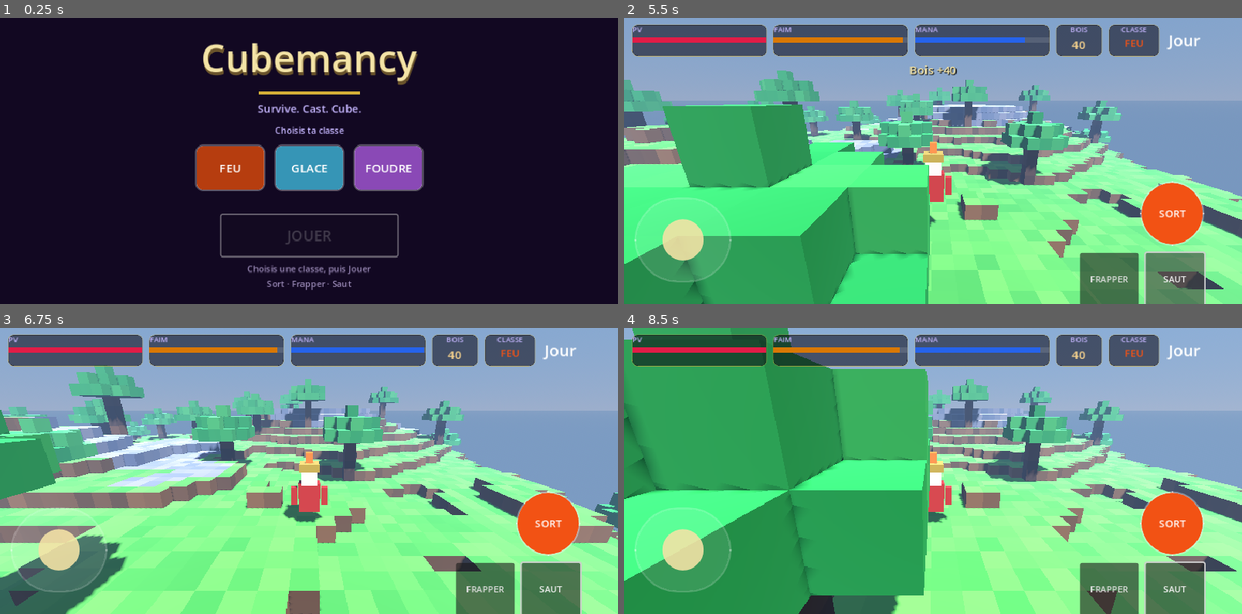
Above: before the commit, frames 1-4 (two rows, left to right).
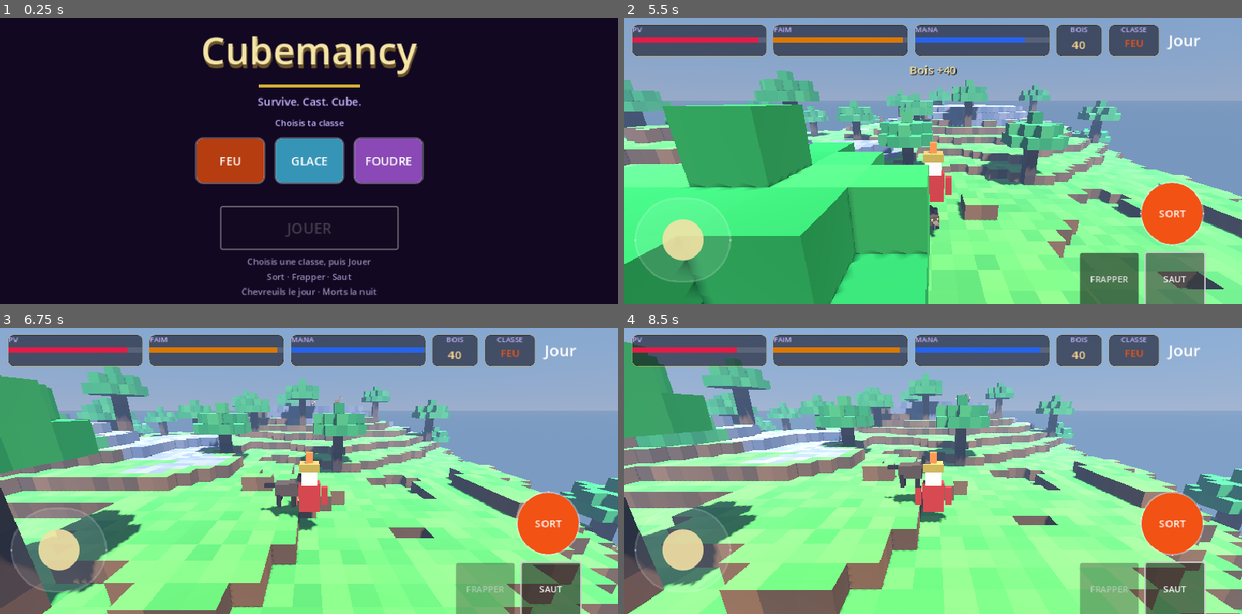
Above: after the commit, the same moments.

Repository: jprivard-baam/mage-duel
Game: Godot game, scene res://scenes/home.tscn
The game is run twice, just before and just after one commit, with the same random seed, the same clock (stepped at 60 frames per second) and the same inputs.
Inputs (mouse positions are in pixels of both pictures, inside the frame that each line leads up to):
- Up to frame 1 (0.25 s): no input
- Up to frame 2 (5.5 s): click "FEU" at 0.5 s; click "JOUER" at 1.25 s; click "SORT" at 2 s; tap Enter (ui_accept) at 2.75, 3.02 s; move the mouse to (1068, 146) at 2.77 s; hold D 2.78-3.5 s; tap 1 at 2.85 s; click (1068, 146) at 2.92 s; drag from (809, 175) to (902, 218) at 3.52 s; click "FRAPPER" at 4.25 s; click "SAUT" at 5 s
- Up to frame 3 (6.75 s): move the mouse to (370, 408) at 5.77 s; hold D 5.78-6.5 s; tap 3 at 5.85 s; drag from (278, 528) to (123, 428) at 6.52 s
- Up to frame 4 (8.5 s): move the mouse to (1118, 513) at 7.27 s; hold A 7.28-8 s; tap E at 7.35 s; tap Enter (ui_accept) at 7.52 s; drag from (747, 428) to (840, 399) at 8.02 s

The runs differ from the first frame. In frame 1, 8.3% of the frame differs, in the area x 31-69%, y 6-98%; in frame 2, 0.2%; in frame 3, 39%; in frame 4, 60%, in the area x 0-100%, y 0-100%.

Commit message:
Créatures cubes : loup, chevreuil, zombie, squelette à l’épée.
Combat verrouillé (joueur 1000, loup 220/55, slime 150/35, frappe 25,
Feu 40, Glace 28, Foudre 35). Chevreuil passif de jour ; morts la nuit.

Co-authored-by: jprivard <jprivard-baam@users.noreply.github.com>

Diff:
--- a/autoload/game.gd
+++ b/autoload/game.gd
@@ -7,13 +7,15 @@
 signal night_changed(is_night: bool)
 signal toasted(message: String)
 
-const MAX_HP := 100.0
+const MAX_HP := 1000.0
 const MAX_HUNGER := 100.0
 const MAX_MANA := 100.0
 const HUNGER_DRAIN := 0.85
 const MANA_REGEN := 14.0
 const STARVE_DPS := 7.0
 const DAY_LENGTH := 150.0
+const STRIKE_DAMAGE := 25.0
+const SUN_DPS := 22.0
 
 const CLASSES := {
 	"feu": {"nom": "Feu", "couleur": Color(0.95, 0.32, 0.08), "robe": Color(0.72, 0.16, 0.08)},
@@ -22,9 +24,38 @@
 }
 
 const SPELLS := {
-	"feu": {"cout": 22.0, "degats": 34.0, "vitesse": 14.0, "couleur": Color(1.0, 0.38, 0.12), "rayon": 0.22},
-	"glace": {"cout": 18.0, "degats": 24.0, "vitesse": 11.0, "couleur": Color(0.42, 0.85, 1.0), "rayon": 0.24},
-	"foudre": {"cout": 20.0, "degats": 40.0, "vitesse": 22.0, "couleur": Color(0.78, 0.52, 1.0), "rayon": 0.18},
+	"feu": {"cout": 22.0, "degats": 40.0, "vitesse": 14.0, "couleur": Color(1.0, 0.38, 0.12), "rayon": 0.22},
+	"glace": {"cout": 18.0, "degats": 28.0, "vitesse": 11.0, "couleur": Color(0.42, 0.85, 1.0), "rayon": 0.24},
+	"foudre": {"cout": 20.0, "degats": 35.0, "vitesse": 22.0, "couleur": Color(0.78, 0.52, 1.0), "rayon": 0.18},
+}
+
+## Stats verrouillées : joueur 1000, loup 220/55, slime 150/35, frappe 25.
+const CREATURES := {
+	"slime": {
+		"nom": "Gelée", "hp": 150.0, "degats": 35.0, "vitesse": 2.45,
+		"portee": 1.5, "cooldown": 1.0, "hostile": true, "burns_sun": true,
+		"faim": 8.0, "aggro": 14.0, "hitbox": Vector3(0.7, 0.72, 0.7),
+	},
+	"loup": {
+		"nom": "Loup", "hp": 220.0, "degats": 55.0, "vitesse": 3.55,
+		"portee": 1.7, "cooldown": 0.85, "hostile": true, "burns_sun": false,
+		"faim": 12.0, "aggro": 15.0, "hitbox": Vector3(0.46, 0.62, 0.82),
+	},
+	"chevreuil": {
+		"nom": "Chevreuil", "hp": 95.0, "degats": 0.0, "vitesse": 4.35,
+		"portee": 0.0, "cooldown": 1.0, "hostile": false, "burns_sun": false,
+		"faim": 45.0, "aggro": 8.5, "hitbox": Vector3(0.42, 0.92, 0.7),
+	},
+	"zombie": {
+		"nom": "Zombie", "hp": 190.0, "degats": 40.0, "vitesse": 1.28,
+		"portee": 1.6, "cooldown": 1.45, "hostile": true, "burns_sun": true,
+		"faim": 6.0, "aggro": 12.0, "hitbox": Vector3(0.5, 1.22, 0.42),
+	},
+	"squelette": {
+		"nom": "Squelette", "hp": 125.0, "degats": 48.0, "vitesse": 2.75,
+		"portee": 1.9, "cooldown": 0.92, "hostile": true, "burns_sun": true,
+		"faim": 4.0, "aggro": 14.0, "hitbox": Vector3(0.4, 1.28, 0.36),
+	},
 }
 
 var player_class: String = ""
@@ -37,6 +68,7 @@
 var world_time: float = 4.0
 var can_chop: bool = false
 var can_strike: bool = false
+var dawn_burn_announced: bool = false
 
 var move_stick: Vector2 = Vector2.ZERO
 var jump_queued: bool = false
@@ -83,6 +115,7 @@
 	world_time = 4.0
 	can_chop = false
 	can_strike = false
+	dawn_burn_announced = false
 	move_stick = Vector2.ZERO
 	jump_queued = false
 	cast_queued = false
@@ -103,6 +136,7 @@
 		is_night = night
 		night_changed.emit(is_night)
 		if is_night:
+			dawn_burn_announced = false
 			toasted.emit("La nuit tombe")
 		else:
 			toasted.emit("Le jour se lève")
--- a/scenes/enemy.tscn
+++ b/scenes/enemy.tscn
@@ -1,29 +1,9 @@
-[gd_scene load_steps=7 format=3]
+[gd_scene load_steps=3 format=3]
 
 [ext_resource type="Script" path="res://scripts/enemy.gd" id="1_enemy"]
 
 [sub_resource type="BoxShape3D" id="BoxShape3D_1"]
-size = Vector3(0.72, 0.78, 0.72)
-
-[sub_resource type="BoxMesh" id="BoxMesh_body"]
-size = Vector3(0.72, 0.78, 0.72)
-
-[sub_resource type="StandardMaterial3D" id="Mat_body"]
-albedo_color = Color(0.22, 0.05, 0.28, 1)
-roughness = 0.55
-emission_enabled = true
-emission = Color(0.45, 0.04, 0.18, 1)
-emission_energy_multiplier = 0.35
-
-[sub_resource type="BoxMesh" id="BoxMesh_eye"]
-size = Vector3(0.16, 0.16, 0.12)
-
-[sub_resource type="StandardMaterial3D" id="Mat_eye"]
-albedo_color = Color(1, 0.32, 0.22, 1)
-emission_enabled = true
-emission = Color(1, 0.2, 0.12, 1)
-emission_energy_multiplier = 2.8
-shading_mode = 0
+size = Vector3(0.5, 0.7, 0.5)
 
 [node name="Enemy" type="CharacterBody3D"]
 collision_layer = 4
@@ -31,20 +11,7 @@
 script = ExtResource("1_enemy")
 
 [node name="CollisionShape3D" type="CollisionShape3D" parent="."]
-transform = Transform3D(1, 0, 0, 0, 1, 0, 0, 0, 1, 0, 0.39, 0)
+transform = Transform3D(1, 0, 0, 0, 1, 0, 0, 0, 1, 0, 0.35, 0)
 shape = SubResource("BoxShape3D_1")
 
-[node name="Model" type="MeshInstance3D" parent="."]
-transform = Transform3D(1, 0, 0, 0, 1, 0, 0, 0, 1, 0, 0.39, 0)
-mesh = SubResource("BoxMesh_body")
-surface_material_override/0 = SubResource("Mat_body")
-
-[node name="Eyes" type="MeshInstance3D" parent="."]
-transform = Transform3D(1, 0, 0, 0, 1, 0, 0, 0, 1, 0.16, 0.52, 0.34)
-mesh = SubResource("BoxMesh_eye")
-surface_material_override/0 = SubResource("Mat_eye")
-
-[node name="EyeR" type="MeshInstance3D" parent="Eyes"]
-transform = Transform3D(1, 0, 0, 0, 1, 0, 0, 0, 1, -0.32, 0, 0)
-mesh = SubResource("BoxMesh_eye")
-surface_material_override/0 = SubResource("Mat_eye")
+[node name="Model" type="Node3D" parent="."]
--- a/scenes/home.tscn
+++ b/scenes/home.tscn
@@ -157,5 +157,6 @@
 theme_override_colors/font_color = Color(0.607843, 0.545098, 0.721569, 1)
 theme_override_font_sizes/font_size = 12
 text = "Choisis une classe, puis Jouer
-Sort · Frapper · Saut"
+Sort · Frapper · Saut
+Chevreuils le jour · Morts la nuit"
 horizontal_alignment = 1
--- /dev/null
+++ b/scripts/critter_voxels.gd
@@ -0,0 +1,135 @@
+class_name CritterVoxels
+extends RefCounted
+
+## Silhouettes en cubes (même langage visuel que le terrain voxel).
+
+
+static func build(kind: String, parent: Node3D) -> void:
+	for child in parent.get_children():
+		child.queue_free()
+	match kind:
+		"loup":
+			_wolf(parent)
+		"chevreuil":
+			_deer(parent)
+		"zombie":
+			_zombie(parent)
+		"squelette":
+			_skeleton(parent)
+		_:
+			_slime(parent)
+
+
+static func cube(parent: Node3D, nom: String, pos: Vector3, size: Vector3, color: Color, emission := 0.0) -> MeshInstance3D:
+	var mi := MeshInstance3D.new()
+	mi.name = nom
+	var mesh := BoxMesh.new()
+	mesh.size = size
+	mi.mesh = mesh
+	mi.position = pos
+	var mat := StandardMaterial3D.new()
+	mat.albedo_color = color
+	mat.roughness = 0.72
+	mat.metallic = 0.0
+	if emission > 0.0:
+		mat.emission_enabled = true
+		mat.emission = color
+		mat.emission_energy_multiplier = emission
+	mi.material_override = mat
+	parent.add_child(mi)
+	return mi
+
+
+static func _wolf(p: Node3D) -> void:
+	var fur := Color(0.34, 0.26, 0.18)
+	var dark := Color(0.16, 0.11, 0.08)
+	var light := Color(0.52, 0.42, 0.32)
+	var black := Color(0.07, 0.05, 0.04)
+	cube(p, "Body", Vector3(0, 0.40, 0.02), Vector3(0.36, 0.30, 0.56), fur)
+	cube(p, "Chest", Vector3(0, 0.42, 0.18), Vector3(0.40, 0.32, 0.22), fur)
+	cube(p, "Head", Vector3(0, 0.50, 0.38), Vector3(0.26, 0.24, 0.26), fur)
+	cube(p, "Snout", Vector3(0, 0.42, 0.56), Vector3(0.15, 0.13, 0.22), light)
+	cube(p, "Nose", Vector3(0, 0.42, 0.68), Vector3(0.08, 0.07, 0.07), black)
+	cube(p, "EarL", Vector3(-0.09, 0.68, 0.34), Vector3(0.08, 0.16, 0.08), dark)
+	cube(p, "EarR", Vector3(0.09, 0.68, 0.34), Vector3(0.08, 0.16, 0.08), dark)
+	cube(p, "EyeL", Vector3(-0.08, 0.54, 0.50), Vector3(0.05, 0.05, 0.04), Color(0.88, 0.58, 0.12), 1.4)
+	cube(p, "EyeR", Vector3(0.08, 0.54, 0.50), Vector3(0.05, 0.05, 0.04), Color(0.88, 0.58, 0.12), 1.4)
+	cube(p, "LegFL", Vector3(-0.13, 0.16, 0.18), Vector3(0.10, 0.32, 0.10), dark)
+	cube(p, "LegFR", Vector3(0.13, 0.16, 0.18), Vector3(0.10, 0.32, 0.10), dark)
+	cube(p, "LegBL", Vector3(-0.13, 0.16, -0.18), Vector3(0.10, 0.32, 0.10), dark)
+	cube(p, "LegBR", Vector3(0.13, 0.16, -0.18), Vector3(0.10, 0.32, 0.10), dark)
+	cube(p, "Tail", Vector3(0, 0.48, -0.38), Vector3(0.09, 0.09, 0.32), dark)
+
+
+static func _deer(p: Node3D) -> void:
+	var coat := Color(0.56, 0.36, 0.16)
+	var belly := Color(0.82, 0.72, 0.52)
+	var dark := Color(0.28, 0.16, 0.08)
+	var bone := Color(0.55, 0.42, 0.28)
+	var white := Color(0.93, 0.90, 0.84)
+	cube(p, "Body", Vector3(0, 0.58, 0.0), Vector3(0.30, 0.26, 0.52), coat)
+	cube(p, "Belly", Vector3(0, 0.48, 0.0), Vector3(0.24, 0.12, 0.40), belly)
+	cube(p, "Neck", Vector3(0, 0.78, 0.22), Vector3(0.14, 0.28, 0.14), coat)
+	cube(p, "Head", Vector3(0, 0.92, 0.32), Vector3(0.18, 0.16, 0.20), coat)
+	cube(p, "Snout", Vector3(0, 0.88, 0.46), Vector3(0.10, 0.10, 0.16), belly)
+	cube(p, "EarL", Vector3(-0.10, 1.04, 0.28), Vector3(0.07, 0.12, 0.06), dark)
+	cube(p, "EarR", Vector3(0.10, 1.04, 0.28), Vector3(0.07, 0.12, 0.06), dark)
+	cube(p, "AntlerL", Vector3(-0.08, 1.14, 0.28), Vector3(0.06, 0.22, 0.06), bone)
+	cube(p, "AntlerL2", Vector3(-0.16, 1.20, 0.28), Vector3(0.14, 0.05, 0.05), bone)
+	cube(p, "AntlerR", Vector3(0.08, 1.14, 0.28), Vector3(0.06, 0.22, 0.06), bone)
+	cube(p, "AntlerR2", Vector3(0.16, 1.20, 0.28), Vector3(0.14, 0.05, 0.05), bone)
+	cube(p, "LegFL", Vector3(-0.10, 0.24, 0.16), Vector3(0.08, 0.48, 0.08), dark)
+	cube(p, "LegFR", Vector3(0.10, 0.24, 0.16), Vector3(0.08, 0.48, 0.08), dark)
+	cube(p, "LegBL", Vector3(-0.10, 0.24, -0.16), Vector3(0.08, 0.48, 0.08), dark)
+	cube(p, "LegBR", Vector3(0.10, 0.24, -0.16), Vector3(0.08, 0.48, 0.08), dark)
+	cube(p, "Tail", Vector3(0, 0.62, -0.30), Vector3(0.08, 0.10, 0.10), white)
+
+
+static func _zombie(p: Node3D) -> void:
+	var flesh := Color(0.38, 0.46, 0.22)
+	var rot := Color(0.22, 0.14, 0.08)
+	var cloth := Color(0.28, 0.24, 0.18)
+	var bone := Color(0.62, 0.58, 0.42)
+	cube(p, "Torso", Vector3(0.02, 0.78, 0.0), Vector3(0.42, 0.48, 0.26), flesh)
+	cube(p, "RotPatch", Vector3(-0.08, 0.70, 0.12), Vector3(0.16, 0.18, 0.10), rot)
+	cube(p, "Hips", Vector3(0, 0.48, 0.0), Vector3(0.36, 0.18, 0.24), cloth)
+	cube(p, "Head", Vector3(0.04, 1.14, 0.02), Vector3(0.26, 0.26, 0.26), flesh)
+	cube(p, "Jaw", Vector3(0.04, 1.02, 0.10), Vector3(0.16, 0.08, 0.12), bone)
+	cube(p, "EyeL", Vector3(-0.05, 1.18, 0.14), Vector3(0.06, 0.05, 0.04), Color(0.72, 0.85, 0.18), 0.7)
+	cube(p, "EyeR", Vector3(0.12, 1.16, 0.14), Vector3(0.05, 0.04, 0.04), Color(0.45, 0.12, 0.08), 0.2)
+	cube(p, "ArmL", Vector3(-0.32, 0.62, 0.04), Vector3(0.12, 0.52, 0.12), flesh)
+	cube(p, "ArmR", Vector3(0.34, 0.78, 0.02), Vector3(0.12, 0.22, 0.12), flesh)
+	cube(p, "Stump", Vector3(0.34, 0.62, 0.02), Vector3(0.10, 0.10, 0.10), bone)
+	cube(p, "LegFL", Vector3(-0.12, 0.22, 0.02), Vector3(0.14, 0.44, 0.14), cloth)
+	cube(p, "LegFR", Vector3(0.12, 0.18, -0.02), Vector3(0.14, 0.36, 0.14), rot)
+
+
+static func _skeleton(p: Node3D) -> void:
+	var bone := Color(0.86, 0.82, 0.66)
+	var dark := Color(0.08, 0.07, 0.06)
+	var iron := Color(0.52, 0.55, 0.60)
+	var leather := Color(0.28, 0.16, 0.08)
+	cube(p, "Pelvis", Vector3(0, 0.58, 0.0), Vector3(0.28, 0.12, 0.16), bone)
+	cube(p, "Spine", Vector3(0, 0.82, 0.0), Vector3(0.10, 0.38, 0.10), bone)
+	cube(p, "Ribs", Vector3(0, 0.88, 0.0), Vector3(0.34, 0.22, 0.16), bone)
+	cube(p, "Skull", Vector3(0, 1.18, 0.02), Vector3(0.24, 0.24, 0.24), bone)
+	cube(p, "SocketL", Vector3(-0.06, 1.20, 0.13), Vector3(0.07, 0.07, 0.04), dark)
+	cube(p, "SocketR", Vector3(0.06, 1.20, 0.13), Vector3(0.07, 0.07, 0.04), dark)
+	cube(p, "ArmL", Vector3(-0.24, 0.78, 0.0), Vector3(0.08, 0.46, 0.08), bone)
+	cube(p, "ArmR", Vector3(0.24, 0.78, 0.10), Vector3(0.08, 0.42, 0.08), bone)
+	cube(p, "LegFL", Vector3(-0.10, 0.26, 0.0), Vector3(0.09, 0.50, 0.09), bone)
+	cube(p, "LegFR", Vector3(0.10, 0.26, 0.0), Vector3(0.09, 0.50, 0.09), bone)
+	cube(p, "Handle", Vector3(0.28, 0.52, 0.18), Vector3(0.07, 0.07, 0.16), leather)
+	cube(p, "Guard", Vector3(0.28, 0.52, 0.28), Vector3(0.18, 0.06, 0.06), iron)
+	cube(p, "Sword", Vector3(0.28, 0.52, 0.56), Vector3(0.07, 0.07, 0.52), iron)
+
+
+static func _slime(p: Node3D) -> void:
+	var goo := Color(0.18, 0.58, 0.26)
+	var dark := Color(0.08, 0.28, 0.12)
+	cube(p, "Body", Vector3(0, 0.32, 0.0), Vector3(0.64, 0.52, 0.64), goo, 0.25)
+	cube(p, "Blob", Vector3(0.08, 0.58, 0.04), Vector3(0.36, 0.22, 0.36), goo, 0.35)
+	cube(p, "EyeL", Vector3(-0.14, 0.42, 0.30), Vector3(0.12, 0.12, 0.08), Color(0.95, 0.95, 0.7), 1.6)
+	cube(p, "EyeR", Vector3(0.14, 0.42, 0.30), Vector3(0.12, 0.12, 0.08), Color(0.95, 0.95, 0.7), 1.6)
+	cube(p, "PupilL", Vector3(-0.14, 0.42, 0.35), Vector3(0.05, 0.05, 0.03), dark)
+	cube(p, "PupilR", Vector3(0.14, 0.42, 0.35), Vector3(0.05, 0.05, 0.03), dark)
--- a/scripts/enemy.gd
+++ b/scripts/enemy.gd
@@ -1,20 +1,25 @@
 extends CharacterBody3D
 class_name Enemy
 
-const SPEED := 3.35
-const ATTACK_RANGE := 1.55
-const ATTACK_DAMAGE := 11.0
-const ATTACK_COOLDOWN := 0.95
-const SUN_DPS := 18.0
-
-var hp: float = 52.0
+const CritterVoxelsScript := preload("res://scripts/critter_voxels.gd")
+
+var kind: String = ""
+var hp: float = 1.0
 var player: Player
+var _spec: Dictionary = {}
 var _attack_cd: float = 0.0
 var _slow: float = 0.0
 var _burn: float = 0.0
-
-@onready var model: MeshInstance3D = $Model
-@onready var eyes: MeshInstance3D = $Eyes
+var _alert: float = 0.0
+var _wander_t: float = 0.0
+var _wander_dir: Vector3 = Vector3.ZERO
+var _anim: float = 0.0
+var _leg_nodes: Array[Node3D] = []
+var _leg_base: Array[Vector3] = []
+var _dead: bool = false
+
+@onready var model: Node3D = $Model
+@onready var col: CollisionShape3D = $CollisionShape3D
 
 
 func _ready() -> void:
@@ -25,10 +30,37 @@
 	motion_mode = CharacterBody3D.MOTION_MODE_GROUNDED
 
 
+func setup(p_kind: String) -> void:
+	kind = p_kind
+	if not Game.CREATURES.has(kind):
+		kind = "slime"
+	_spec = Game.CREATURES[kind]
+	hp = float(_spec["hp"])
+	if model == null:
+		model = get_node("Model")
+	if col == null:
+		col = get_node("CollisionShape3D")
+	CritterVoxelsScript.build(kind, model)
+	_cache_legs()
+	var box := BoxShape3D.new()
+	box.size = _spec["hitbox"]
+	col.shape = box
+	col.position = Vector3(0.0, box.size.y * 0.5, 0.0)
+
+
+func is_hostile() -> bool:
+	return bool(_spec.get("hostile", true))
+
+
+func burns_in_sun() -> bool:
+	return bool(_spec.get("burns_sun", true))
+
+
 func take_damage(amount: float) -> void:
-	if hp <= 0.0:
+	if hp <= 0.0 or amount <= 0.0:
 		return
 	hp -= amount
+	_alert = 6.0
 	if hp <= 0.0:
 		_die()
 
@@ -37,6 +69,7 @@
 	if hp <= 0.0:
 		return
 	hp -= bolt.damage * mul
+	_alert = 6.0
 	if bolt.kind == "glace":
 		_slow = 2.6
 	elif bolt.kind == "foudre":
@@ -48,15 +81,27 @@
 
 
 func _die() -> void:
-	Game.heal_hunger(16.0)
-	Game.toasted.emit("Essence cubique")
+	if _dead:
+		return
+	_dead = true
+	hp = 0.0
+	var food := float(_spec.get("faim", 0.0))
+	var nom := str(_spec.get("nom", "Créature"))
+	if food > 0.0:
+		Game.heal_hunger(food)
+	if kind == "chevreuil":
+		Game.toasted.emit("Viande de chevreuil (+%d faim)" % int(food))
+	else:
+		Game.toasted.emit("%s terrassé" % nom)
 	queue_free()
 
 
 func _physics_process(delta: float) -> void:
+	if kind == "" or _spec.is_empty():
+		return
 	if player == null or not is_instance_valid(player) or Game.is_dead:
-		velocity.x = 0
-		velocity.z = 0
+		velocity.x = 0.0
+		velocity.z = 0.0
 		_apply_gravity(delta)
 		move_and_slide()
 		return
@@ -66,6 +111,7 @@
 
 	_slow = maxf(0.0, _slow - delta)
 	_attack_cd = maxf(0.0, _attack_cd - delta)
+	_alert = maxf(0.0, _alert - delta)
 	if _burn > 0.0:
 		_burn -= delta
 		hp -= 8.0 * delta
@@ -73,10 +119,12 @@
 			_die()
 			return
 
-	if not Game.is_night:
-		hp -= SUN_DPS * delta
+	if burns_in_sun() and not Game.is_night:
+		hp -= Game.SUN_DPS * delta
 		if hp <= 0.0:
-			Game.toasted.emit("Les cubes brûlent au soleil")
+			if not Game.dawn_burn_announced:
+				Game.dawn_burn_announced = true
+				Game.toasted.emit("Les morts brûlent au soleil")
 			queue_free()
 			return
 
@@ -84,19 +132,82 @@
 	var to_player := player.global_position - global_position
 	to_player.y = 0.0
 	var dist := to_player.length()
-	var speed := SPEED * (0.38 if _slow > 0.0 else 1.0)
-	if dist > 0.15:
-		var dir := to_player.normalized()
+	var speed := float(_spec.get("vitesse", 2.4)) * (0.38 if _slow > 0.0 else 1.0)
+	var dir := Vector3.ZERO
+
+	if is_hostile():
+		var aggro := float(_spec.get("aggro", 14.0))
+		if dist < aggro or _alert > 0.0:
+			if dist > 0.12:
+				dir = to_player.normalized()
+		else:
+			dir = _wander(delta)
+	else:
+		var fear := float(_spec.get("aggro", 8.5))
+		if dist < fear or _alert > 0.0:
+			if dist < 0.15:
+				dir = Vector3(1.0, 0.0, 0.0)
+			else:
+				dir = -to_player.normalized()
+			speed *= 1.0 if _alert > 0.0 else 0.92
+		else:
+			dir = _wander(delta)
+			speed *= 0.42
+
+	if dir.length() > 0.08:
 		velocity.x = dir.x * speed
 		velocity.z = dir.z * speed
 		model.rotation.y = atan2(dir.x, dir.z)
-		eyes.rotation.y = model.rotation.y
-	if dist < ATTACK_RANGE and _attack_cd <= 0.0:
-		player.take_hit(ATTACK_DAMAGE)
-		_attack_cd = ATTACK_COOLDOWN
+	else:
+		velocity.x = move_toward(velocity.x, 0.0, speed * 3.0 * delta)
+		velocity.z = move_toward(velocity.z, 0.0, speed * 3.0 * delta)
+
+	if is_hostile():
+		var reach := float(_spec.get("portee", 1.5))
+		var dmg := float(_spec.get("degats", 0.0))
+		if dmg > 0.0 and dist < reach and _attack_cd <= 0.0:
+			player.take_hit(dmg)
+			_attack_cd = float(_spec.get("cooldown", 1.0))
+
+	_animate_legs(delta, dir.length() > 0.08)
 	move_and_slide()
 	if is_on_floor() and is_on_wall():
-		velocity.y = 5.2
+		velocity.y = 4.6
+
+
+func _wander(delta: float) -> Vector3:
+	_wander_t -= delta
+	if _wander_t <= 0.0:
+		_wander_t = randf_range(1.2, 2.8)
+		if randf() < 0.35:
+			_wander_dir = Vector3.ZERO
+		else:
+			var a := randf() * TAU
+			_wander_dir = Vector3(sin(a), 0.0, cos(a))
+	return _wander_dir
+
+
+func _cache_legs() -> void:
+	_leg_nodes.clear()
+	_leg_base.clear()
+	if model == null:
+		return
+	for n in model.get_children():
+		if str(n.name).begins_with("Leg"):
+			_leg_nodes.append(n)
+			_leg_base.append(n.position)
+
+
+func _animate_legs(delta: float, moving: bool) -> void:
+	if _leg_nodes.is_empty():
+		return
+	_anim += delta * (10.0 if moving else 2.0)
+	for i in _leg_nodes.size():
+		var node := _leg_nodes[i]
+		var base := _leg_base[i]
+		var phase := 0.0 if i % 2 == 0 else PI
+		var bob := sin(_anim + phase) * (0.045 if moving else 0.01)
+		node.position = base + Vector3(0.0, bob, 0.0)
 
 
 func _apply_gravity(delta: float) -> void:
--- a/scripts/player.gd
+++ b/scripts/player.gd
@@ -8,7 +8,6 @@
 const PITCH_MAX := 0.42
 const CHOP_RANGE := 5.0
 const STRIKE_RANGE := 1.95
-const STRIKE_DAMAGE := 22.0
 const STRIKE_CD := 0.48
 
 @onready var model: Node3D = $Model
@@ -201,7 +200,7 @@
 		var to := enemy.global_position - global_position
 		to.y = 0.0
 		if to.length() <= STRIKE_RANGE and to.normalized().dot(face) > 0.12:
-			enemy.take_damage(STRIKE_DAMAGE)
+			enemy.take_damage(Game.STRIKE_DAMAGE)
 			hit_any = true
 	if hit_any:
 		return
--- a/scripts/world.gd
+++ b/scripts/world.gd
@@ -1,6 +1,14 @@
 extends Node3D
 
 const ENEMY_SCENE := preload("res://scenes/enemy.tscn")
+const MAX_CREATURES := 12
+const CAPS := {
+	"chevreuil": 4,
+	"loup": 2,
+	"slime": 3,
+	"zombie": 3,
+	"squelette": 2,
+}
 
 @onready var voxel: VoxelWorld = $VoxelMap
 @onready var player: Player = $Player
@@ -9,7 +17,7 @@
 @onready var enemies_root: Node3D = $Enemies
 @onready var fill_light: DirectionalLight3D = $FillLight
 
-var _spawn_acc := 2.0
+var _spawn_acc := 1.2
 var _sky_mat: ProceduralSkyMaterial
 
 
@@ -25,6 +33,9 @@
 		_sky_mat = env.sky.sky_material
 	Game.night_changed.connect(_on_night_changed)
 	_update_sky()
+	for _i in 3:
+		_try_spawn_kind("chevreuil", 8.0)
+	_try_spawn_kind("loup", 12.0)
 
 
 func _physics_process(delta: float) -> void:
@@ -32,37 +43,73 @@
 	_update_sky()
 	if Game.is_dead:
 		return
+	_spawn_acc += delta
 	if Game.is_night:
-		_spawn_acc += delta
-		if _spawn_acc >= 3.2:
+		if _spawn_acc >= 3.4:
 			_spawn_acc = 0.0
-			_try_spawn_enemy()
+			_try_spawn_night()
+	elif _spawn_acc >= 6.5:
+		_spawn_acc = 0.0
+		if randf() < 0.7:
+			_try_spawn_kind("chevreuil", 10.0)
+		else:
+			_try_spawn_kind("loup", 13.0)
 
 
 func _on_night_changed(night: bool) -> void:
 	if night:
 		_spawn_acc = 0.0
-		for i in 4:
-			_try_spawn_enemy()
+		_try_spawn_kind("slime", 8.0)
+		_try_spawn_kind("zombie", 8.0)
+		_try_spawn_kind("zombie", 9.0)
+		_try_spawn_kind("squelette", 8.0)
+		_try_spawn_kind("slime", 10.0)
+		_try_spawn_kind("loup", 12.0)
 
 
-func _try_spawn_enemy() -> void:
-	if enemies_root.get_child_count() >= 6:
-		return
-	for _i in 16:
-		var x := randi_range(5, VoxelWorld.SIZE - 6)
-		var z := randi_range(5, VoxelWorld.SIZE - 6)
+func _try_spawn_night() -> void:
+	var roll := randf()
+	if roll < 0.34:
+		_try_spawn_kind("zombie", 8.0)
+	elif roll < 0.58:
+		_try_spawn_kind("slime", 8.0)
+	elif roll < 0.82:
+		_try_spawn_kind("squelette", 8.0)
+	else:
+		_try_spawn_kind("loup", 12.0)
+
+
+func _count_kind(kind: String) -> int:
+	var n := 0
+	for node in enemies_root.get_children():
+		if node is Enemy and (node as Enemy).kind == kind:
+			n += 1
+	return n
+
+
+func _try_spawn_kind(kind: String, min_dist: float) -> bool:
+	if enemies_root.get_child_count() >= MAX_CREATURES:
+		return false
+	if _count_kind(kind) >= int(CAPS.get(kind, 2)):
+		return false
+	for _i in 18:
+		var x := randi_range(6, VoxelWorld.SIZE - 7)
+		var z := randi_range(6, VoxelWorld.SIZE - 7)
 		var y := voxel.surface_y(x, z)
 		if y < 2:
 			continue
-		var pos := Vector3((x + 0.5) * VoxelWorld.CELL, (y + 1) * VoxelWorld.CELL + 0.2, (z + 0.5) * VoxelWorld.CELL)
-		if pos.distance_to(player.global_position) < 7.0:
+		var pos := Vector3((x + 0.5) * VoxelWorld.CELL, (y + 1) * VoxelWorld.CELL + 0.12, (z + 0.5) * VoxelWorld.CELL)
+		if pos.distance_to(player.global_position) < min_dist:
+			continue
+		if pos.distance_to(player.global_position) > 28.0:
 			continue
 		var e: Enemy = ENEMY_SCENE.instantiate()
 		enemies_root.add_child(e)
+		e.setup(kind)
 		e.global_position = pos
 		e.player = player
-		return
+		return true
+	return false
 
 
 func _update_sky() -> void:
--- a/tools/smoke_test.gd
+++ b/tools/smoke_test.gd
@@ -5,6 +5,35 @@
 	var game_script: GDScript = load("res://autoload/game.gd")
 	var game: Node = game_script.new()
 	game.reset()
+	if not is_equal_approx(float(game.MAX_HP), 1000.0):
+		failed.append("PV joueur devrait être 1000")
+	if not is_equal_approx(float(game.STRIKE_DAMAGE), 25.0):
+		failed.append("frappe devrait être 25")
+	if not is_equal_approx(float(game.SPELLS["feu"]["degats"]), 40.0):
+		failed.append("Feu devrait faire 40")
+	if not is_equal_approx(float(game.SPELLS["glace"]["degats"]), 28.0):
+		failed.append("Glace devrait faire 28")
+	if not is_equal_approx(float(game.SPELLS["foudre"]["degats"]), 35.0):
+		failed.append("Foudre devrait faire 35")
+	if not is_equal_approx(float(game.CREATURES["loup"]["hp"]), 220.0):
+		failed.append("loup PV 220")
+	if not is_equal_approx(float(game.CREATURES["loup"]["degats"]), 55.0):
+		failed.append("loup dmg 55")
+	if not is_equal_approx(float(game.CREATURES["slime"]["hp"]), 150.0):
+		failed.append("slime PV 150")
+	if not is_equal_approx(float(game.CREATURES["slime"]["degats"]), 35.0):
+		failed.append("slime dmg 35")
+	if bool(game.CREATURES["chevreuil"]["hostile"]):
+		failed.append("chevreuil doit être passif")
+	if bool(game.CREATURES["chevreuil"]["burns_sun"]):
+		failed.append("chevreuil survit à l'aube")
+	if bool(game.CREATURES["loup"]["burns_sun"]):
+		failed.append("loup survit à l'aube")
+	if not bool(game.CREATURES["zombie"]["burns_sun"]):
+		failed.append("zombie brûle au soleil")
+	if not bool(game.CREATURES["squelette"]["burns_sun"]):
+		failed.append("squelette brûle au soleil")
+
 	var voxel := VoxelWorld.new()
 	voxel._ready()
 	var spawn: Vector3 = voxel.build_world()
@@ -42,7 +71,11 @@
 			game.add_bois(chopped)
 			if int(game.bois) != chopped:
 				failed.append("inventaire Bois incorrect")
+
 	game.apply_damage(250.0)
+	if bool(game.is_dead):
+		failed.append("250 dégâts ne doivent pas tuer un joueur à 1000 PV")
+	game.apply_damage(2000.0)
 	if not bool(game.is_dead):
 		failed.append("la mort ne se déclenche pas")
 	game.pick_class("glace")
@@ -51,9 +84,52 @@
 		failed.append("Rejouer doit garder la classe")
 	if not bool(game.has_class()):
 		failed.append("has_class faux après pick")
+
+	var CV: GDScript = load("res://scripts/critter_voxels.gd")
+	var holder := Node3D.new()
+	root.add_child(holder)
+	var wolf_model := Node3D.new()
+	holder.add_child(wolf_model)
+	CV.build("loup", wolf_model)
+	for part in ["Body", "Snout", "EarL", "EarR", "Tail", "LegFL", "LegFR", "LegBL", "LegBR"]:
+		if wolf_model.get_node_or_null(part) == null:
+			failed.append("loup sans %s" % part)
+	if _count_meshes(wolf_model) < 12:
+		failed.append("loup trop peu de cubes (%d)" % _count_meshes(wolf_model))
+	var deer_model := Node3D.new()
+	holder.add_child(deer_model)
+	CV.build("chevreuil", deer_model)
+	if deer_model.get_node_or_null("AntlerL") == null:
+		failed.append("chevreuil sans bois")
+	if deer_model.get_node_or_null("Tail") == null:
+		failed.append("chevreuil sans queue")
+	var skel_model := Node3D.new()
+	holder.add_child(skel_model)
+	CV.build("squelette", skel_model)
+	if skel_model.get_node_or_null("Sword") == null:
+		failed.append("squelette sans épée")
+	if skel_model.get_node_or_null("Bow") != null:
+		failed.append("squelette ne doit pas avoir d'arc")
+	var zom_model := Node3D.new()
+	holder.add_child(zom_model)
+	CV.build("zombie", zom_model)
+	if zom_model.get_node_or_null("RotPatch") == null:
+		failed.append("zombie sans pourriture")
+	game.hunger = 20.0
+	game.heal_hunger(float(game.CREATURES["chevreuil"]["faim"]))
+	if float(game.hunger) < 60.0:
+		failed.append("viande de chevreuil doit nourrir")
+
 	if failed.is_empty():
 		print("SMOKE_OK solides=%d spawn=%s bois=%d" % [voxel.count_solids(), spawn, game.bois])
 		quit(0)
 	else:
 		printerr("SMOKE_FAIL: ", ", ".join(failed))
 		quit(1)
+
+
+func _count_meshes(n: Node) -> int:
+	var c := 1 if n is MeshInstance3D else 0
+	for ch in n.get_children():
+		c += _count_meshes(ch)
+	return c
Not shown, added: scripts/critter_voxels.gd.uid
Not shown, changed: docs/index.pck
